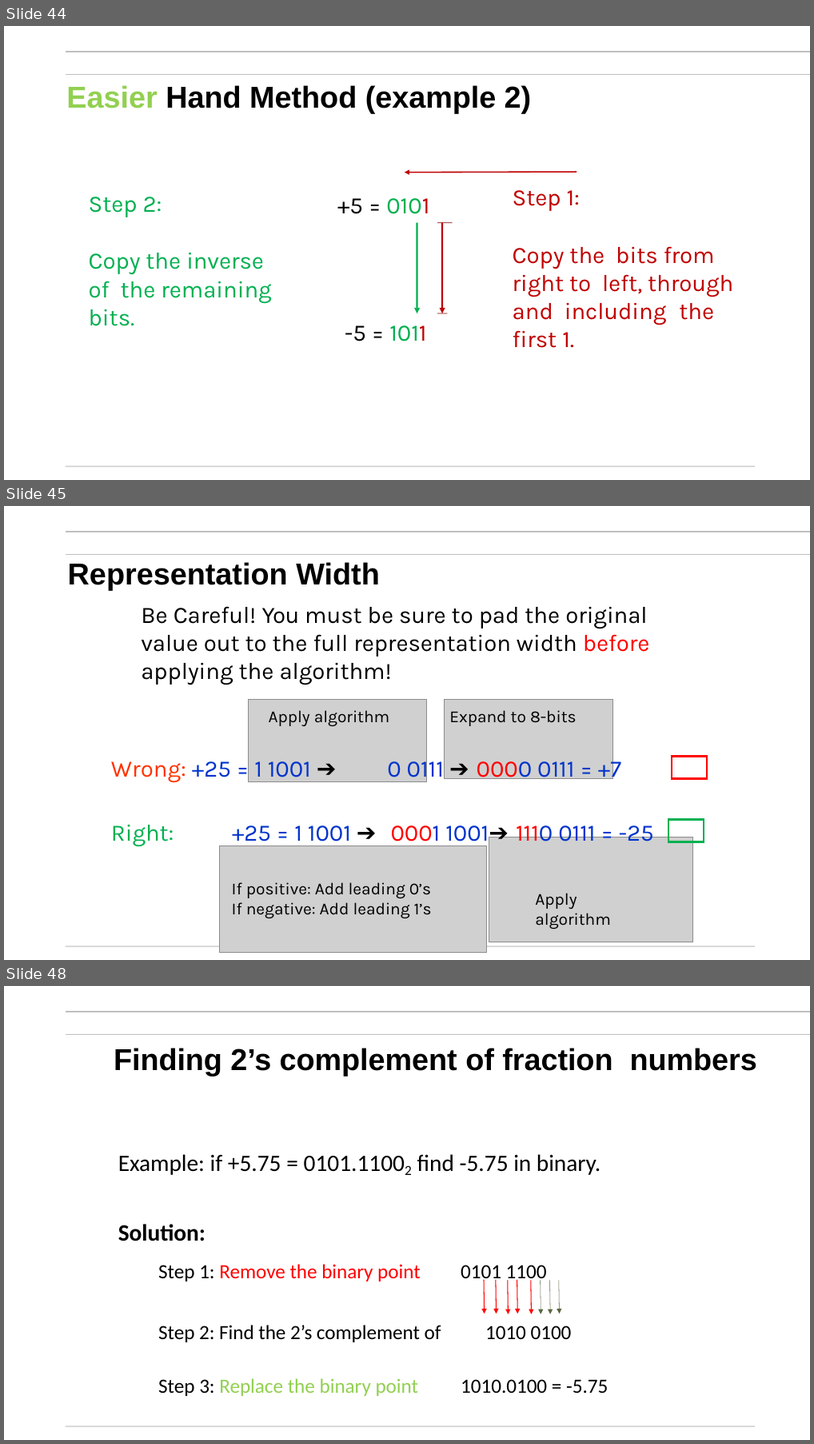
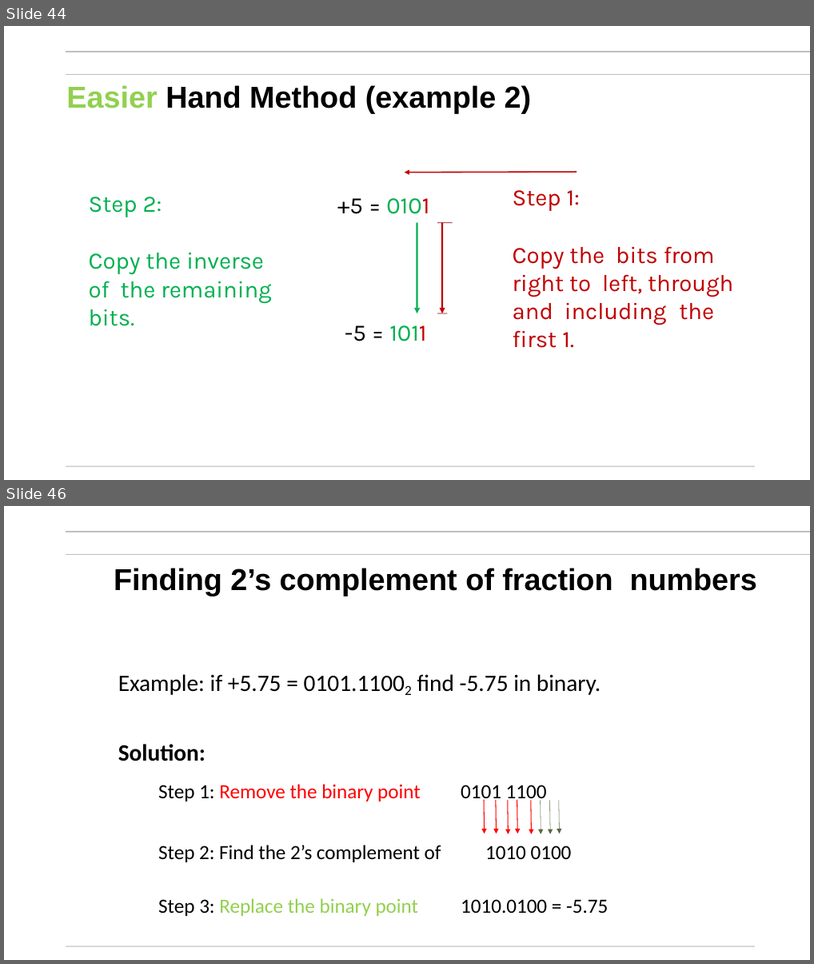
Before and after one commit to mikegrace2/CSEN20-Fall2026-Course-Website, a slide deck: Week01_IntroAndBinaryNumbers/Ch02_BinaryNumbers_V4.pptx. Shown one above the other, each under a label of ours: slides 44, 45 and 48 before the commit, slides 44 and 46 after it; the slides between them are not shown. The pictures are 814x1444 and 814x964 pixels, drawn with LibreOffice and Linux fonts; fonts in the diff are those of the drawing; grey boxes stand for pictures; background and template pictures are left out. Boxes give left, top, right and bottom in pixels: in the first picture for what was removed or moved away, otherwise in the second. Text is boxed around its words. In the diff, an @@ line names an element or a change of style, - is before the commit and + after.

```diff
--- a/Week01_IntroAndBinaryNumbers/Ch02_BinaryNumbers_V4.pptx
+++ b/Week01_IntroAndBinaryNumbers/Ch02_BinaryNumbers_V4.pptx
@@ slide 45 removed at (4,506,810,960), background #FFFFFF; not listed: 3 template elements that a slide beside it also shows @@
@@ title removed at (68,562,380,591) @@
-Representation Width
@@ text removed at (141,606,654,846) @@
-Be Careful! You must be sure to pad the original value out to the full representation width before applying the algorithm!
-Apply algorithm Expand to 8-bits
-Wrong: +25 = 1 1001 ➔ 0 0111 ➔ 0000 0111 = +7
-Right: +25 = 1 1001 ➔ 0001 1001➔ 1110 0111 = -25
@@ picture removed at (249,699,427,782) @@
@@ picture removed at (445,699,613,778) @@
@@ rectangle removed at (673,756,707,779) @@
@@ picture removed at (489,837,694,942) @@
@@ rectangle removed at (669,820,704,842) @@
@@ picture removed at (219,846,486,952) @@
@@ text removed at (232,882,432,918) @@
-If positive: Add leading 0’s If negative: Add leading 1’s
@@ text removed at (535,892,611,928) @@
-Apply algorithm
@@ what was slide 48 is now slide 46 @@
```
Also in this commit, not shown: 1 slide added, 2 other slides removed.
